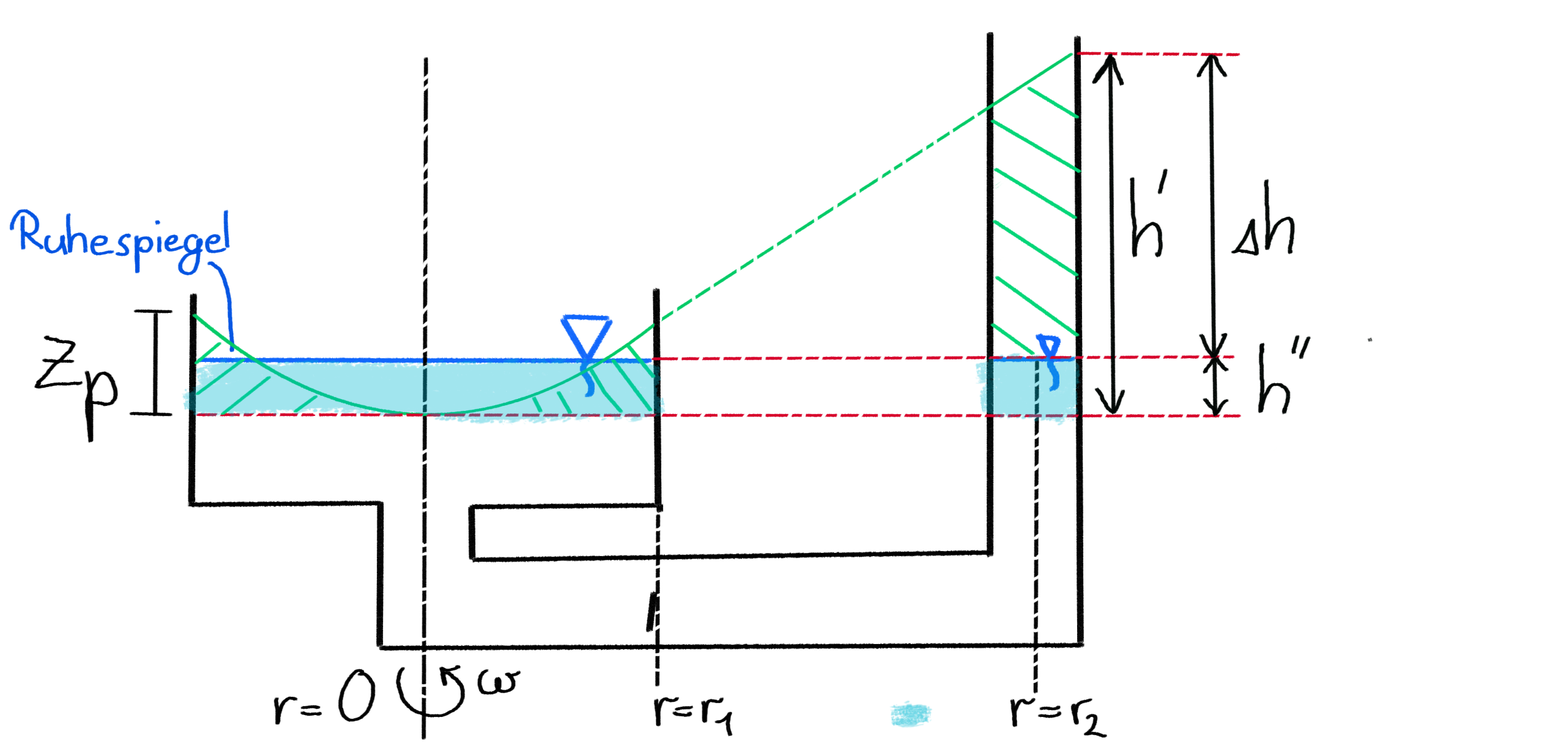
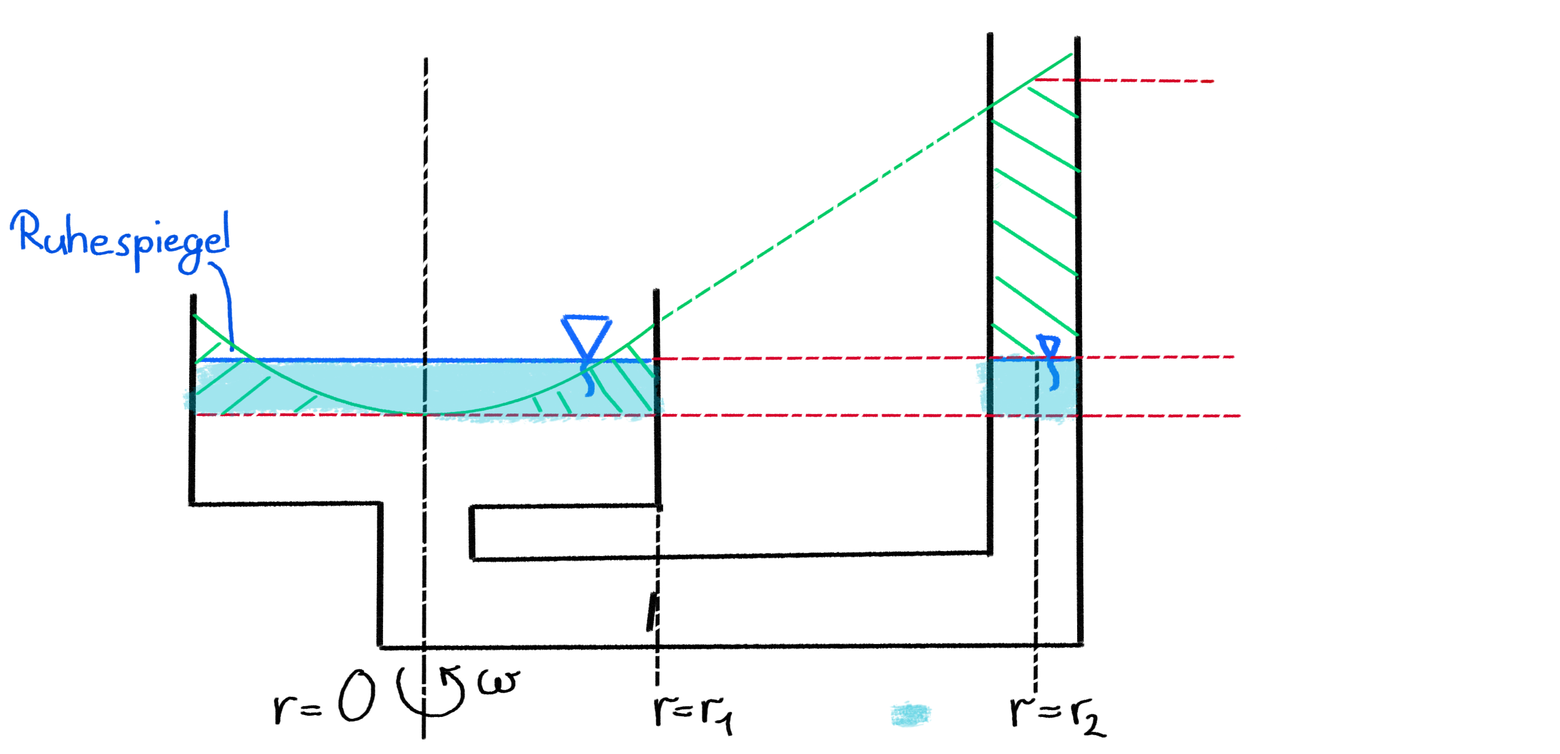
Two versions of the same layered image (1560x754). Layer-by-layer changes:
hid "Paint Layer 6", painted on it over box(33, 51, 1373, 443)
painted on "Paint Layer 5" over box(128, 51, 1373, 418)
painted on "Paint Layer 4" over box(160, 51, 1126, 417)
painted on "Paint Layer 3" over box(41, 51, 1373, 362)
painted on "Layer 2" over box(128, 51, 1126, 417)
